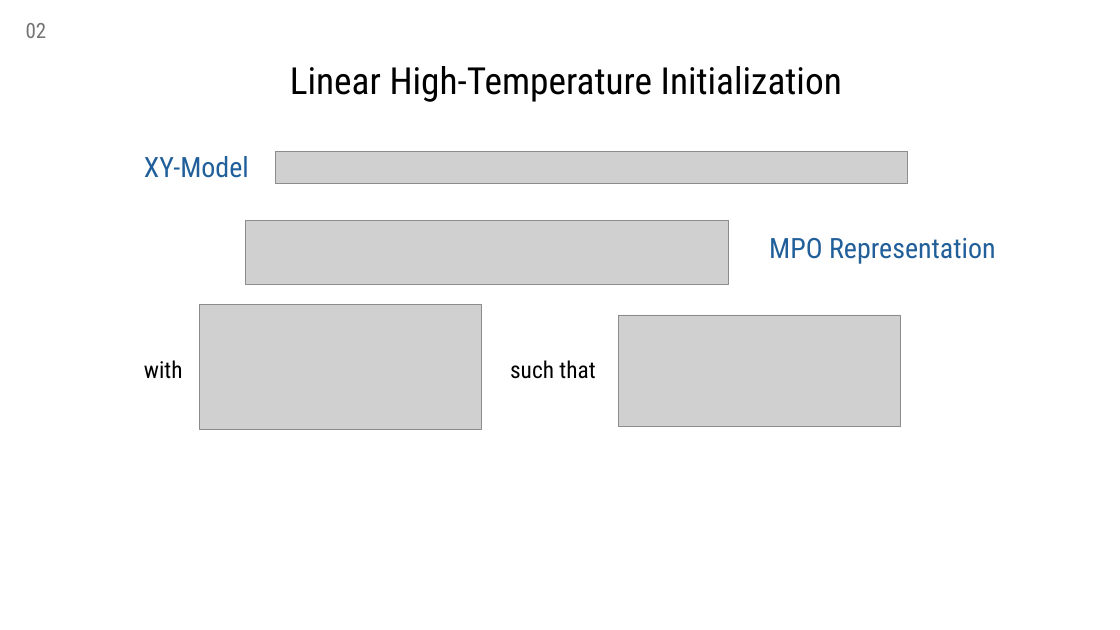
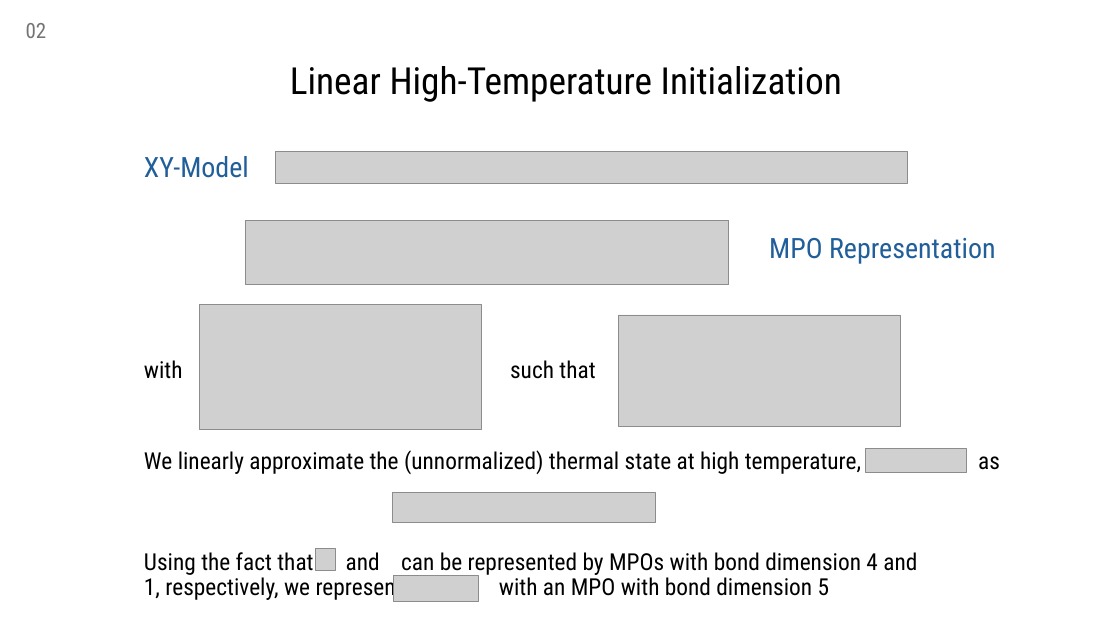
Before and after one commit to MrHighsenberg/XTRG-Algorithm, a slide deck: slide 3 of presentation/Term_Project_XTRG_Presentation.pptx. Drawn at 1120x630 pixels with LibreOffice and Linux fonts; fonts in the diff are those of the drawing; grey boxes stand for pictures; background and template pictures are left out. Boxes give left, top, right and bottom in pixels: in the first picture for what was removed or moved away, otherwise in the second. Text is boxed around its words. In the diff, an @@ line names an element or a change of style, - is before the commit and + after.

```diff
--- a/presentation/Term_Project_XTRG_Presentation.pptx
+++ b/presentation/Term_Project_XTRG_Presentation.pptx
@@ picture added at (866, 449, 966, 472) @@
@@ text added at (144, 450, 1000, 474), 20 pt, text #000000 @@
+We linearly approximate the (unnormalized) thermal state at high temperature, , as
@@ picture added at (392, 493, 655, 523) @@
@@ text added at (144, 552, 917, 601), 20 pt, text #000000 @@
+Using the fact that and can be represented by MPOs with bond dimension 4 and 1, respectively, we represent with an MPO with bond dimension 5
@@ picture added at (316, 548, 335, 570) @@
@@ picture added at (394, 576, 478, 602) @@
```
Also in this commit, not shown: 1 other slide changed.
